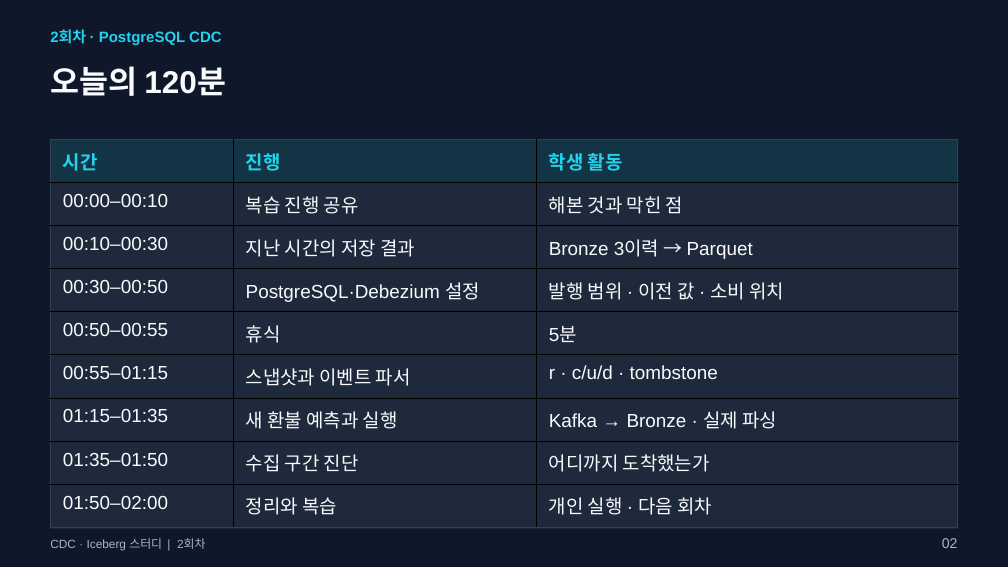
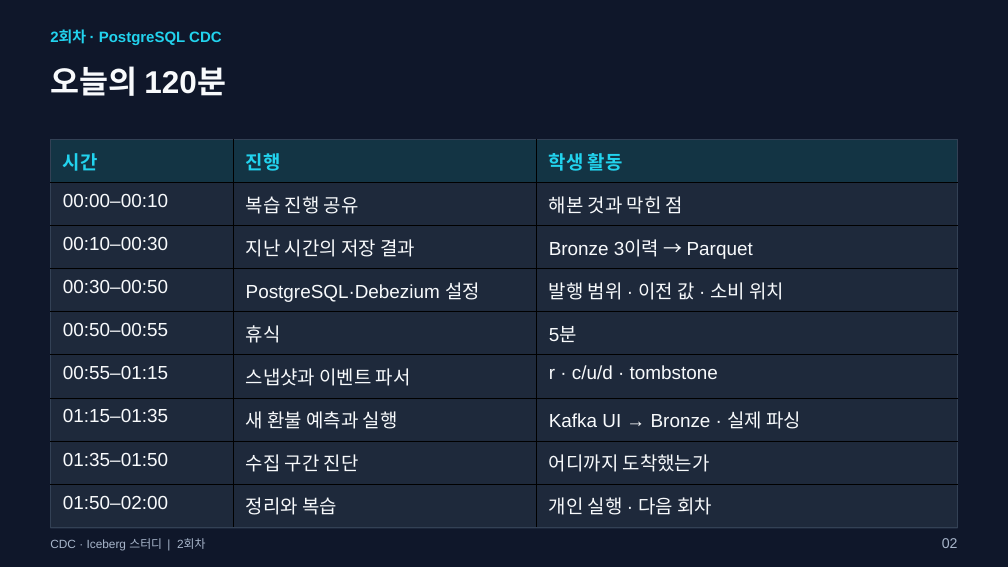
Before and after one commit to kim-dabin/cdc-lakehouse-study, a slide deck: slide 2 of labs/session02/slides/02-session02.pptx. Drawn at 1008x567 pixels with LibreOffice and Linux fonts; fonts in the diff are those of the drawing. Boxes give left, top, right and bottom in pixels: in the first picture for what was removed or moved away, otherwise in the second. Text is boxed around its words. In the diff, an @@ line names an element or a change of style, - is before the commit and + after.

Commit message:
docs(session02): explain WAL publication and Debezium with Kafka UI walkthrough

```diff
--- a/labs/session02/slides/02-session02.pptx
+++ b/labs/session02/slides/02-session02.pptx
@@ table at [51, 139, 958, 519] @@
-row 7, column 3: Kafka → Bronze · 실제 파싱
+row 7, column 3: Kafka UI → Bronze · 실제 파싱
```
Also in this commit, not shown: 18 other slides changed, 3 slides added, 3 other files.
